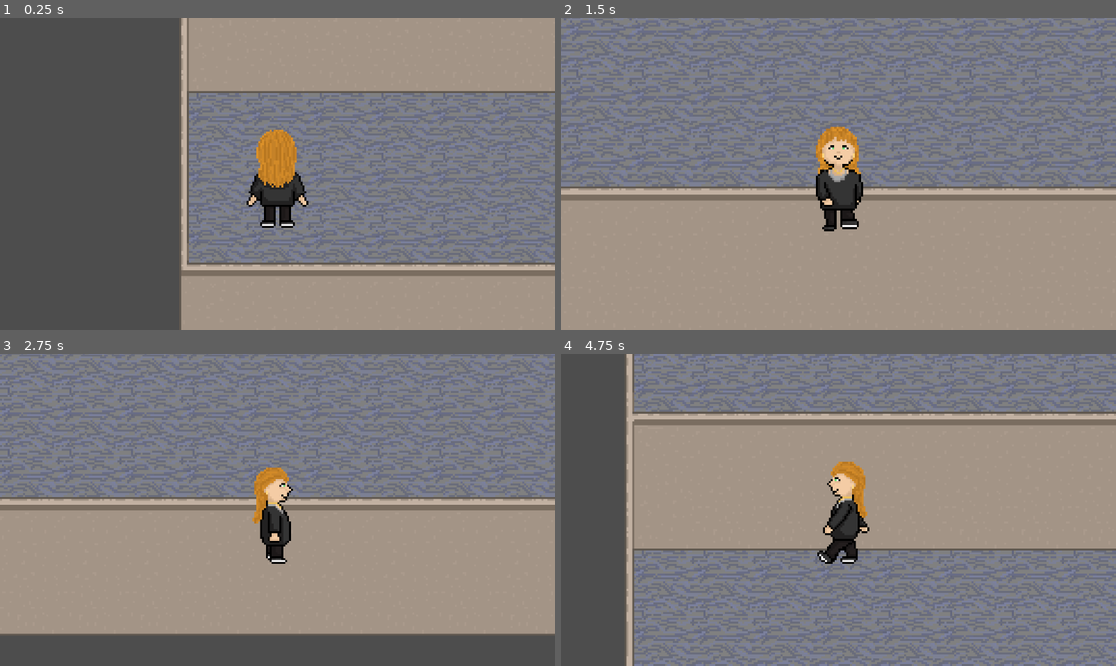
Above: before the commit, frames 1-4 (two rows, left to right).
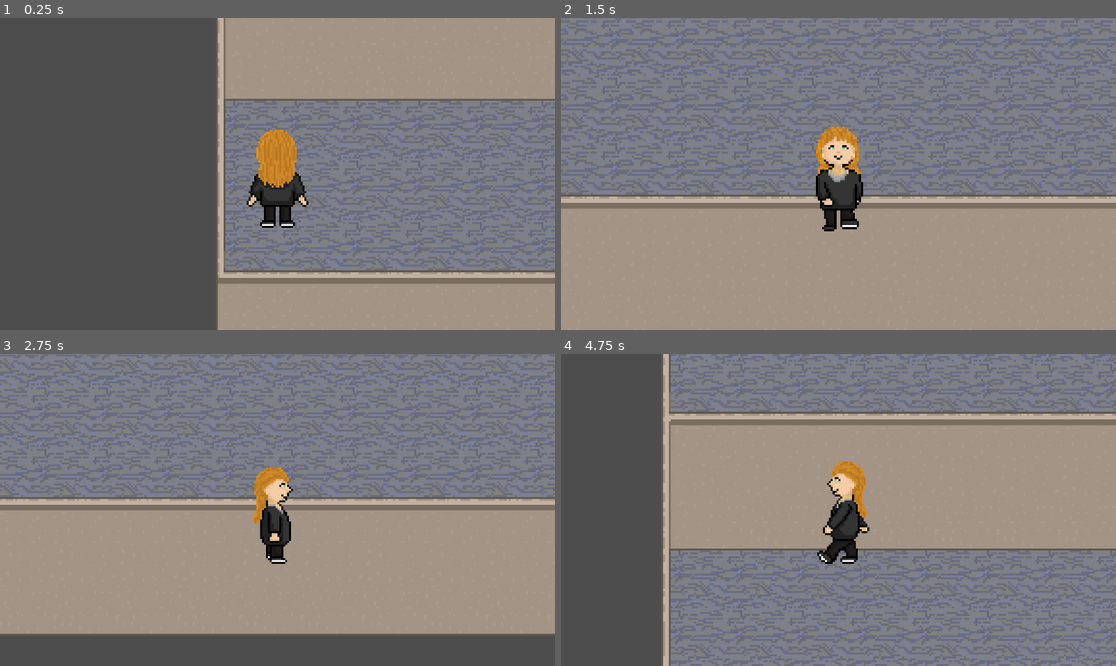
Above: after the commit, the same moments.

Repository: xMenetekel/Chaoffice
Game: Godot game, scene res://scenes/main.tscn
Same seed, same stepped clock (60 frames per second), same inputs: the game is played once before the commit and once after it.
Inputs (mouse positions are in pixels of both pictures, inside the frame that each line leads up to):
- Up to frame 1 (0.25 s): no input
- Up to frame 2 (1.5 s): tap Enter at 0.5 s; move the mouse to (960, 158) at 0.52 s; hold D (move_right) 0.53-1.28 s; hold Space (interact) 0.53-1.28 s; click (960, 158) at 0.67 s; move the mouse to (727, 189) at 1.27 s; hold S (move_down) from 1.28 s (still down); tap Mouse wheel up (zoom_in) at 1.35 s
- Up to frame 3 (2.75 s): tap Space (interact) at 2 s; move the mouse to (333, 441) at 2.02 s; release S (move_down) at 2.03 s; hold D (move_right) from 2.03 s (still down); tap Mouse wheel down (zoom_out) at 2.1 s
- Up to frame 4 (4.75 s): move the mouse to (810, 572) at 2.77 s; release D (move_right) at 2.78 s; hold W (move_up) 2.78-3.53 s; tap Space (interact) at 2.85 s; click (810, 572) at 2.92 s; move the mouse to (1005, 556) at 3.52 s; hold A (move_left) from 3.53 s (still down); tap Mouse wheel up (zoom_in) at 3.6 s; move the mouse to (672, 463) at 4.27 s; tap Mouse wheel down (zoom_out) at 4.35 s

The runs differ from the first frame. In frame 1, 17% of the frame differs, in the area x 32-100%, y 0-100%; in frame 2, 13%; in frame 3, 5.9%; in frame 4, 14%.

Commit message:
Korrigierte Übergänge

Diff:
--- a/scenes/Buero1/buero_1.tscn
+++ b/scenes/Buero1/buero_1.tscn
@@ -8,6 +8,10 @@
 
 [node name="Node2D_Buero1" type="Node2D" unique_id=274450897]
 y_sort_enabled = true
+
+[node name="Player" parent="." unique_id=587769380 instance=ExtResource("4_erhsa")]
+z_index = 1
+position = Vector2(-319, -261)
 
 [node name="Waende" type="TileMapLayer" parent="." unique_id=925906463]
 y_sort_enabled = true
@@ -52,10 +56,7 @@
 tile_map_data = PackedByteArray("AAD2/q7+AAACAAIAAAD6/sf+AAADAAAAAAD7/sL+AAABAAEAAAD7/uT+AAAAAAEAAAD8/t3+AAABAAAAAAD+/i …(208 unchanged characters)…
 tile_set = ExtResource("3_h7enf")
 
-[node name="Player" parent="." unique_id=587769380 instance=ExtResource("4_erhsa")]
-z_index = 1
-position = Vector2(-316, -276)
-
 [node name="Tür" parent="." unique_id=1381082330 instance=ExtResource("5_h7enf")]
 position = Vector2(-319, -200)
 next_scene = "res://scenes/main.tscn"
+player_spawn_position = Vector2(-320, -150)
--- a/scenes/Buero2/buero_2.tscn
+++ b/scenes/Buero2/buero_2.tscn
@@ -46,8 +46,9 @@
 tile_set = ExtResource("3_7yyin")
 
 [node name="Player" parent="." unique_id=587769380 instance=ExtResource("4_2fosl")]
-position = Vector2(328, -320)
+position = Vector2(297, -325)
 
 [node name="Tür" parent="." unique_id=1381082330 instance=ExtResource("5_jupeq")]
 position = Vector2(243, -306)
 next_scene = "res://scenes/main.tscn"
+player_spawn_position = Vector2(160, -170)
--- a/scenes/Buero3/buero_3.tscn
+++ b/scenes/Buero3/buero_3.tscn
@@ -4,6 +4,7 @@
 [ext_resource type="TileSet" uid="uid://bno81k40jmpsk" path="res://assets/godot/TileSets/assets_klein.tres" id="2_7wcet"]
 [ext_resource type="TileSet" uid="uid://ci1fklfqmpvxf" path="res://assets/godot/TileSets/grosseDingeKleinadjustierbar.tres" id="2_itijc"]
 [ext_resource type="PackedScene" uid="uid://dvjy4cq052cka" path="res://scenes/Player/player.tscn" id="4_arwlt"]
+[ext_resource type="PackedScene" uid="uid://cfka6qvqje5em" path="res://scenes/Tür/tür.tscn" id="5_11hh0"]
 
 [node name="Node2D_Buero3" type="Node2D" unique_id=1955925978]
 
@@ -49,3 +50,7 @@
 
 [node name="Player" parent="." unique_id=587769380 instance=ExtResource("4_arwlt")]
 position = Vector2(-1076, -246)
+
+[node name="Tür" parent="." unique_id=1381082330 instance=ExtResource("5_11hh0")]
+position = Vector2(-1081, -166)
+next_scene = "res://scenes/main.tscn"
--- a/scenes/BueroBoss/buero_boss.tscn
+++ b/scenes/BueroBoss/buero_boss.tscn
@@ -4,6 +4,7 @@
 [ext_resource type="TileSet" uid="uid://ci1fklfqmpvxf" path="res://assets/godot/TileSets/grosseDingeKleinadjustierbar.tres" id="2_d4d15"]
 [ext_resource type="TileSet" uid="uid://bno81k40jmpsk" path="res://assets/godot/TileSets/assets_klein.tres" id="3_lhei4"]
 [ext_resource type="PackedScene" uid="uid://dvjy4cq052cka" path="res://scenes/Player/player.tscn" id="4_d4d15"]
+[ext_resource type="PackedScene" uid="uid://cfka6qvqje5em" path="res://scenes/Tür/tür.tscn" id="5_lhei4"]
 
 [node name="Node2D_BueroBoss" type="Node2D" unique_id=929003042]
 
@@ -44,4 +45,9 @@
 tile_set = ExtResource("3_lhei4")
 
 [node name="Player" parent="." unique_id=587769380 instance=ExtResource("4_d4d15")]
-position = Vector2(339, -490)
+position = Vector2(283, -526)
+
+[node name="Tür" parent="." unique_id=1381082330 instance=ExtResource("5_lhei4")]
+position = Vector2(244, -507)
+next_scene = "res://scenes/main.tscn"
+player_spawn_position = Vector2(160, -510)
--- a/scenes/Player/player.gd
+++ b/scenes/Player/player.gd
@@ -5,6 +5,7 @@
 
 # Called when the node enters the scene tree for the first time.
 func _ready() -> void:
+	position = PlayerLocation.player_spawn_position
 	add_to_group("player")
 	DialogueManager.dialogue_started.connect(_on_dialogue_started)
 	DialogueManager.dialogue_finished.connect(_on_dialogue_finished)
--- a/scenes/Tür/tür.tscn
+++ b/scenes/Tür/tür.tscn
@@ -8,6 +8,7 @@
 [node name="Tür" type="Area2D" unique_id=1381082330]
 script = ExtResource("1_3ieab")
 next_scene = "res://scenes/Buero1/buero_1.tscn"
+player_spawn_position = null
 
 [node name="CollisionShape2D" type="CollisionShape2D" parent="." unique_id=1622384625]
 shape = SubResource("RectangleShape2D_iplhh")
--- a/scenes/hauptraum.tscn
+++ b/scenes/hauptraum.tscn
@@ -4,6 +4,7 @@
 [ext_resource type="TileSet" uid="uid://bno81k40jmpsk" path="res://assets/godot/TileSets/assets_klein.tres" id="2_4dvvg"]
 [ext_resource type="TileSet" uid="uid://ci1fklfqmpvxf" path="res://assets/godot/TileSets/grosseDingeKleinadjustierbar.tres" id="3_rnjyy"]
 [ext_resource type="PackedScene" uid="uid://cfka6qvqje5em" path="res://scenes/Tür/tür.tscn" id="4_o7jhm"]
+[ext_resource type="PackedScene" uid="uid://dvjy4cq052cka" path="res://scenes/Player/player.tscn" id="5_iplhh"]
 
 [node name="Node2D" type="Node2D" unique_id=1867850265]
 
@@ -54,11 +55,21 @@
 
 [node name="Tür" parent="." unique_id=1381082330 instance=ExtResource("4_o7jhm")]
 position = Vector2(-319, -196)
+player_spawn_position = Vector2(-319, -261)
+
+[node name="Tür2" parent="." unique_id=1489370295 instance=ExtResource("4_o7jhm")]
+position = Vector2(198, -150)
+next_scene = "res://scenes/Buero2/buero_2.tscn"
+player_spawn_position = Vector2(297, -325)
+
+[node name="Tür3" parent="." unique_id=943729481 instance=ExtResource("4_o7jhm")]
+position = Vector2(197, -490)
+next_scene = "res://scenes/BueroBoss/buero_boss.tscn"
+player_spawn_position = Vector2(283, -526)
 
 [node name="Node2D_KaffeeKueche" type="Node2D" parent="." unique_id=1911760368]
 
 [node name="Fußboden" type="TileMapLayer" parent="Node2D_KaffeeKueche" unique_id=1081659445]
-visible = false
 position = Vector2(160, 190)
 tile_map_data = PackedByteArray("AADu//T/AAAJAAAAAADu//X/AAAJAAAAAADu//b/AAAJAAAAAADv//T/AAAJAAAAAADv//X/AAAJAAAAAADv// …(496 unchanged characters)…
 tile_set = ExtResource("1_rnjyy")
@@ -93,6 +104,5 @@
 [node name="Tag1_1" type="TileMapLayer" parent="Node2D_KaffeeKueche" unique_id=997875736]
 tile_set = ExtResource("2_4dvvg")
 
-[node name="Tür2" parent="." unique_id=1489370295 instance=ExtResource("4_o7jhm")]
-position = Vector2(179, -147)
-next_scene = "res://scenes/Buero2/buero_2.tscn"
+[node name="Player" parent="." unique_id=587769380 instance=ExtResource("5_iplhh")]
+position = Vector2(-384, -8)
--- a/scenes/tür.gd
+++ b/scenes/tür.gd
@@ -1,6 +1,7 @@
 extends Area2D
 
 @export var next_scene: String
+@export var player_spawn_position: Vector2
 
 # Called when the node enters the scene tree for the first time.
 func _ready() -> void:
@@ -14,4 +15,5 @@
 
 func _on_body_entered(body) -> void:
 	if body is Player:
+		PlayerLocation.player_spawn_position = player_spawn_position
 		get_tree().change_scene_to_file.call_deferred(next_scene)
--- a/scripts/autoload/player_location.gd
+++ b/scripts/autoload/player_location.gd
@@ -1,10 +1,11 @@
 extends Node
 
-@export var last_location: Vector2
+var player_spawn_position: Vector2
 
 
 # Called when the node enters the scene tree for the first time.
 func _ready() -> void:
+	player_spawn_position = Vector2(-384, -8)
 	pass # Replace with function body.
 
 
Not shown, added: assets/godot/Dialog.png.import
Not shown, added: assets/godot/platzhalter-bg.png.import
